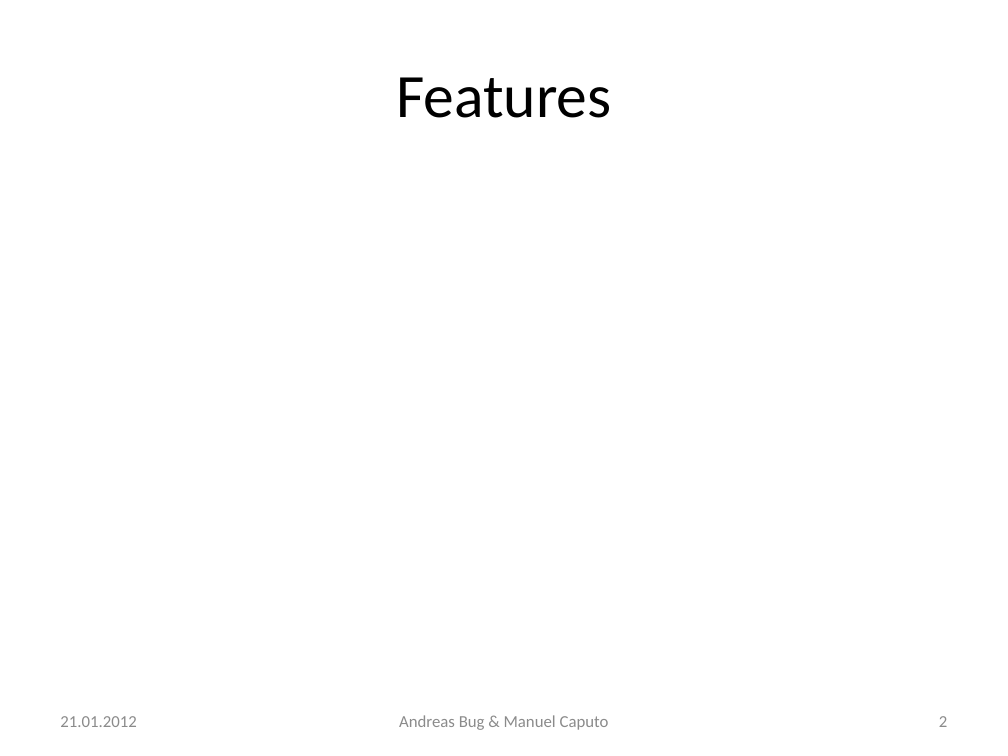
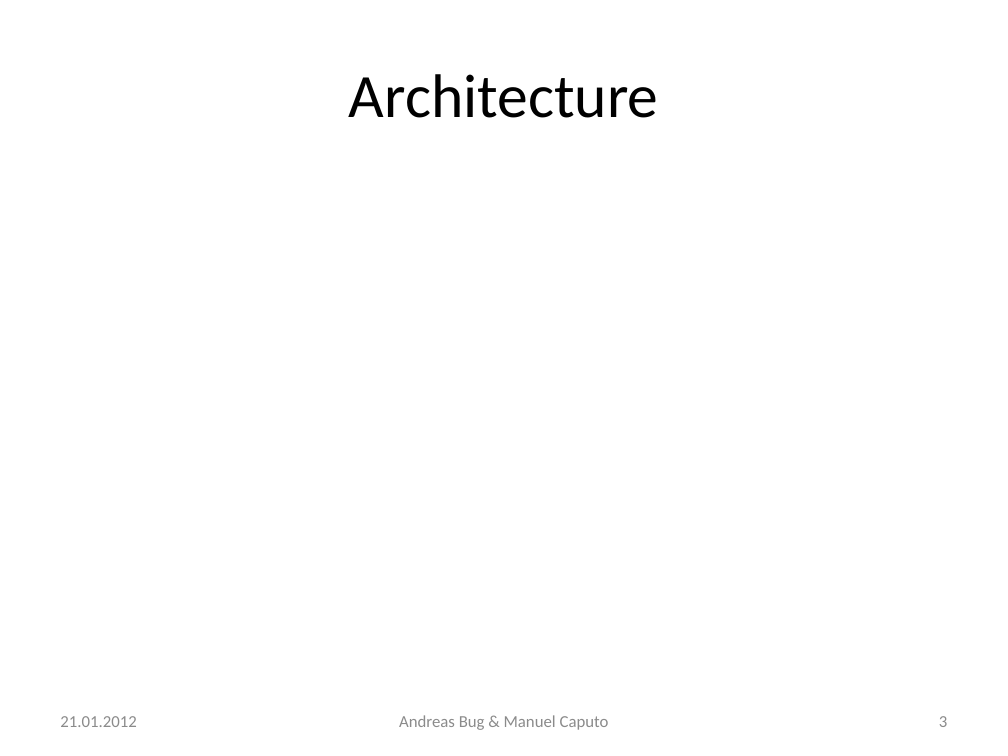
Before and after one commit to n0rf/htwg-grade-app, a slide deck: slide 3 of docs/notenapp-praesi.pptx (slide 2 before the commit). Drawn at 1008x756 pixels with LibreOffice and Linux fonts; fonts in the diff are those of the drawing. Boxes give left, top, right and bottom in pixels: in the first picture for what was removed or moved away, otherwise in the second. Text is boxed around its words. In the diff, an @@ line names an element or a change of style, - is before the commit and + after.

```diff
--- a/docs/notenapp-praesi.pptx
+++ b/docs/notenapp-praesi.pptx
@@ title at <box>349,74,658,118</box>: text changed @@
-Features
+Architecture
@@ page number at <box>939,716,947,727</box>: text changed @@
-2
+3
```
Also in this commit, not shown: 2 other slides changed, 7 slides added, 1 slide removed.
